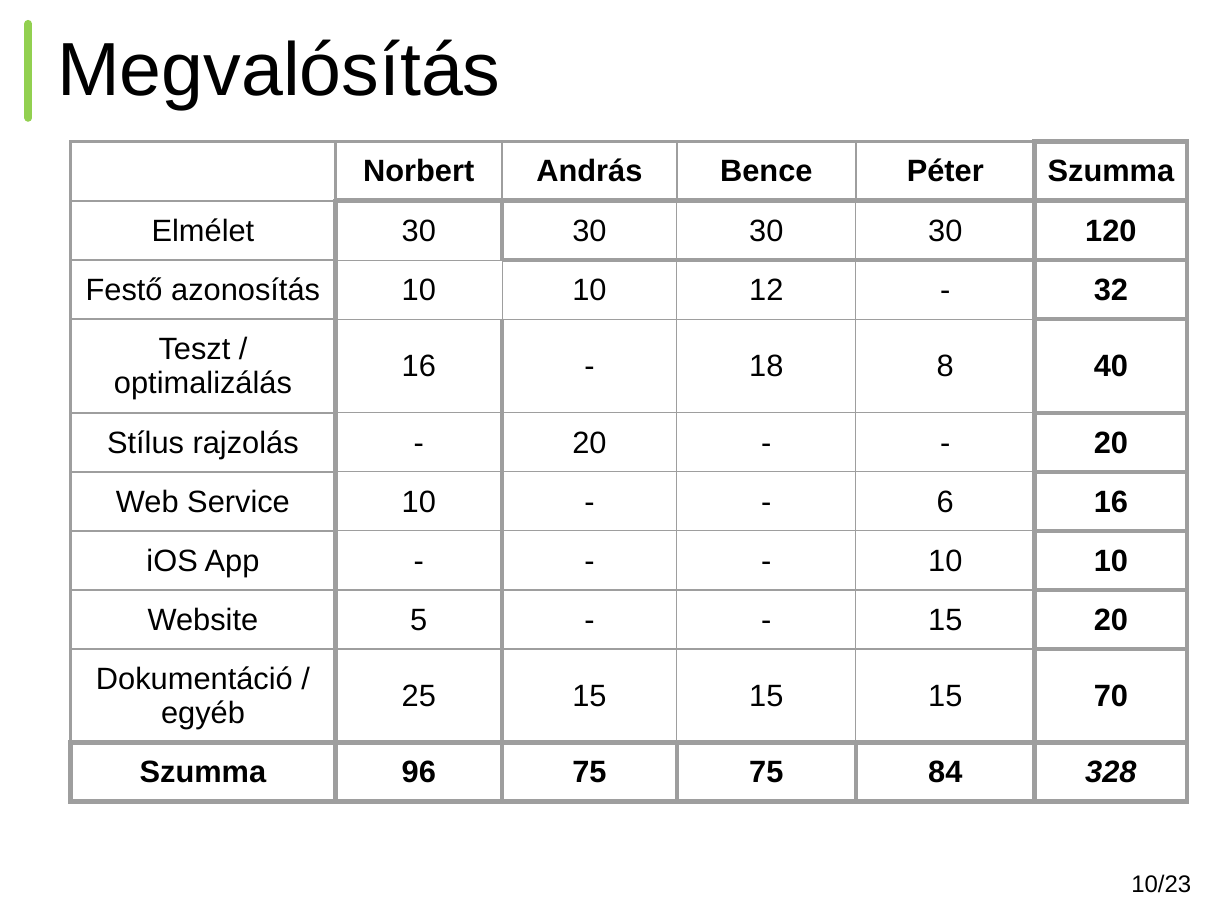
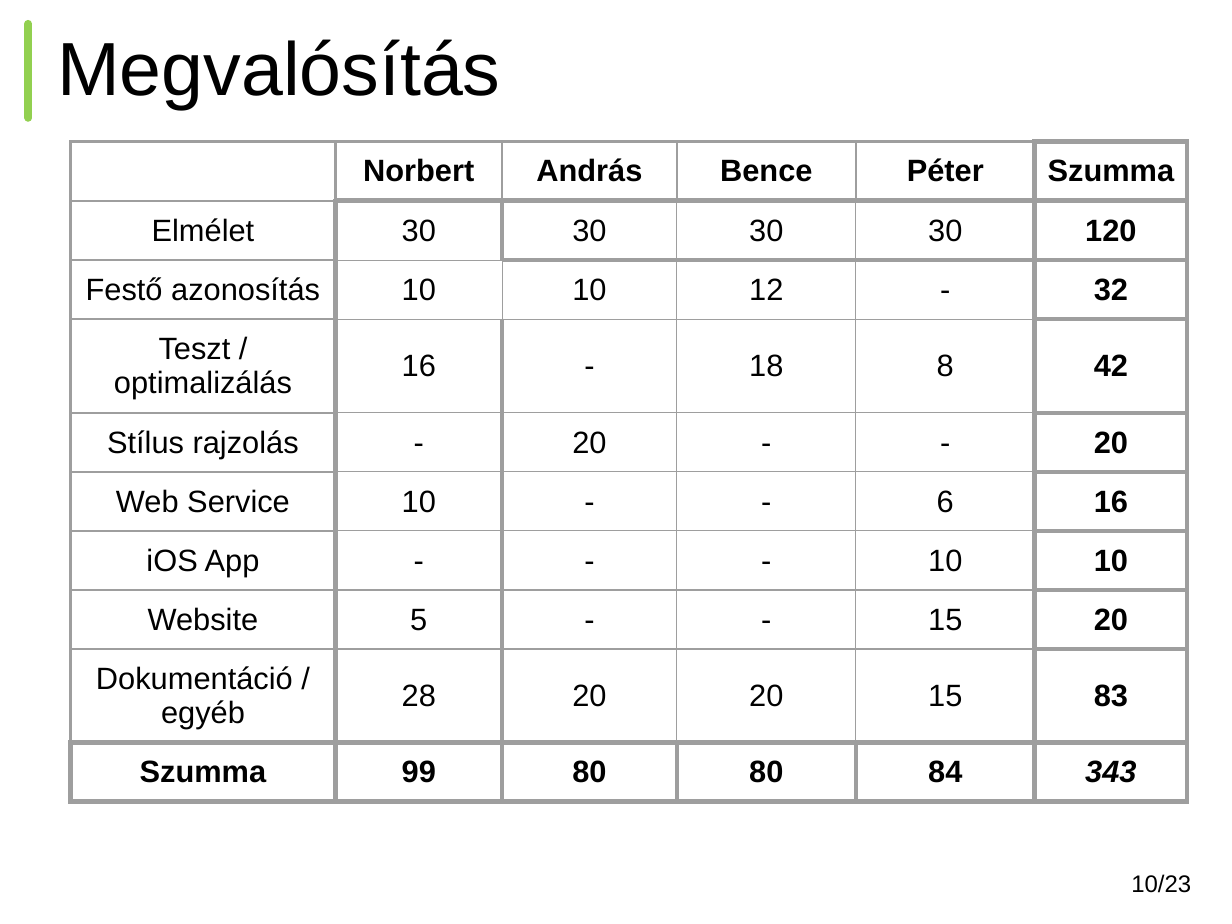
Before and after one commit to BME-SmartLab-Education/vitmav45-2016-train-validate-test-repeat, a slide deck: slide 10 of train-validate-test-repeat-vitmav45-beszamolo.pptx. Drawn at 1232x924 pixels with LibreOffice and Linux fonts; fonts in the diff are those of the drawing. Boxes give left, top, right and bottom in pixels: in the first picture for what was removed or moved away, otherwise in the second. Text is boxed around its words. In the diff, an @@ line names an element or a change of style, - is before the commit and + after.

Commit message:
+ up-to-date .pptx .docx .pdf

```diff
--- a/train-validate-test-repeat-vitmav45-beszamolo.pptx
+++ b/train-validate-test-repeat-vitmav45-beszamolo.pptx
@@ table at bbox=[70, 142, 1186, 787] @@
-row 4, column 6: 40
+row 4, column 6: 42
-row 9: Dokumentáció / egyéb | 25 | 15 | 15 | 15 | 70
+row 9: Dokumentáció / egyéb | 28 | 20 | 20 | 15 | 83
-row 10: Szumma | 96 | 75 | 75 | 84 | 328
+row 10: Szumma | 99 | 80 | 80 | 84 | 343
```
Also in this commit, not shown: 2 other files.
